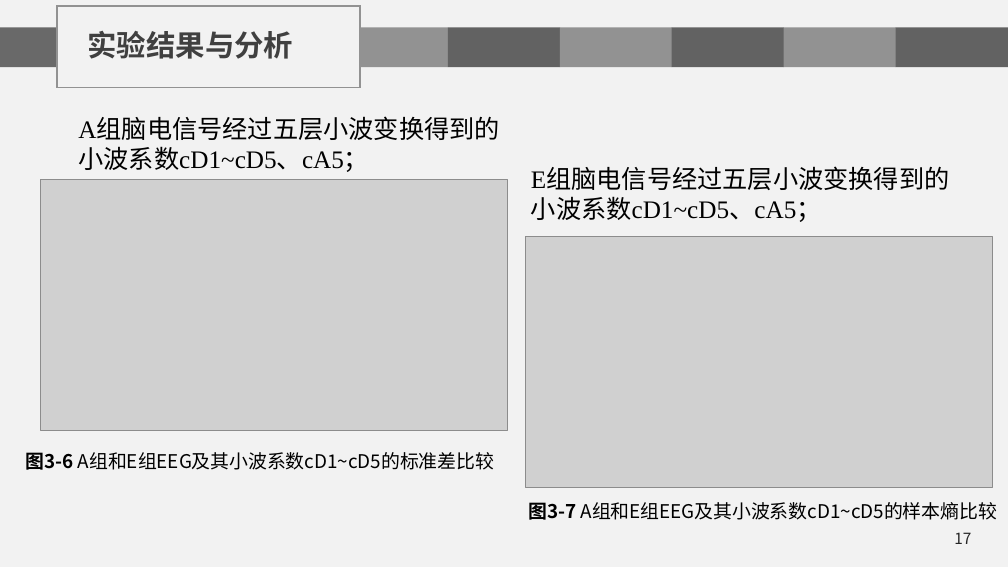
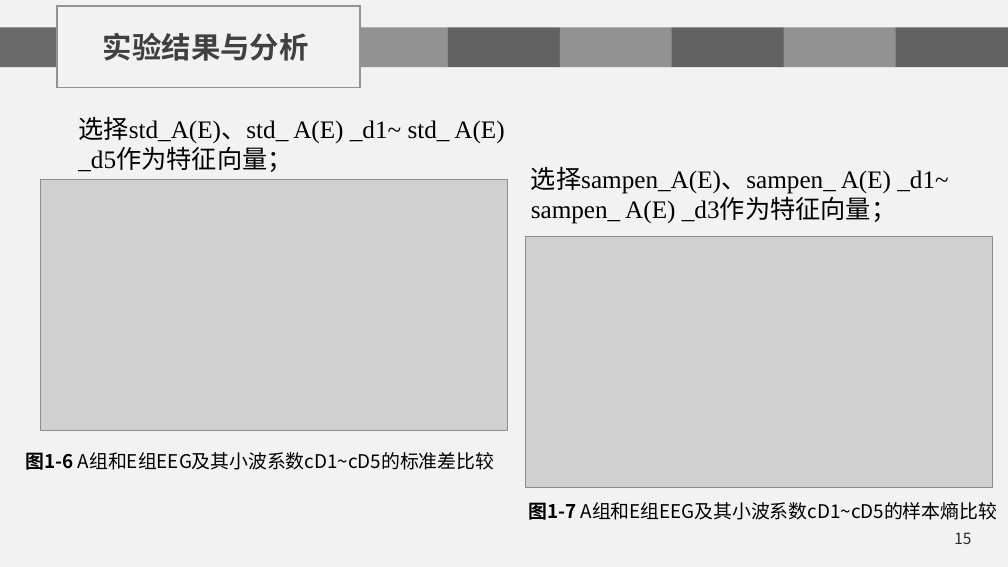
Before and after one commit to chenshuaihua/Graduate, a slide deck: slide 15 of 毕设文件/陈帅华-2016014016-自实1601-中期答辩.pptx (slide 17 before the commit). Drawn at 1008x567 pixels with LibreOffice and Linux fonts; fonts in the diff are those of the drawing; grey boxes stand for pictures; background and template pictures are left out. Boxes give left, top, right and bottom in pixels: in the first picture for what was removed or moved away, otherwise in the second. Text is boxed around its words. In the diff, an @@ line names an element or a change of style, - is before the commit and + after.

```diff
--- a/毕设文件/陈帅华-2016014016-自实1601-中期答辩.pptx
+++ b/毕设文件/陈帅华-2016014016-自实1601-中期答辩.pptx
@@ text "实验结果与分析": place and size @@
-text "实验结果与分析" at box(87, 31, 293, 59)
+text "实验结果与分析" at box(103, 33, 309, 61)
@@ text at box(78, 117, 504, 172): text changed @@
-A组脑电信号经过五层小波变换得到的小波系数cD1~cD5、cA5；
+选择std_A(E)、std_ A(E) _d1~ std_ A(E) _d5作为特征向量；
@@ text at box(531, 167, 948, 224): text changed @@
-E组脑电信号经过五层小波变换得到的小波系数cD1~cD5、cA5；
+选择sampen_A(E)、sampen_ A(E) _d1~ sampen_ A(E) _d3作为特征向量；
@@ text at box(26, 452, 494, 470): text changed @@
-图3-6 A组和E组EEG及其小波系数cD1~cD5的标准差比较
+图1-6 A组和E组EEG及其小波系数cD1~cD5的标准差比较
@@ text at box(528, 502, 997, 520): text changed @@
-图3-7 A组和E组EEG及其小波系数cD1~cD5的样本熵比较
+图1-7 A组和E组EEG及其小波系数cD1~cD5的样本熵比较
@@ page number at box(954, 532, 971, 544): text changed @@
-17
+15
```
Also in this commit, not shown: 24 other slides changed, 2 slides added, 24 slides removed, 1 other file.
